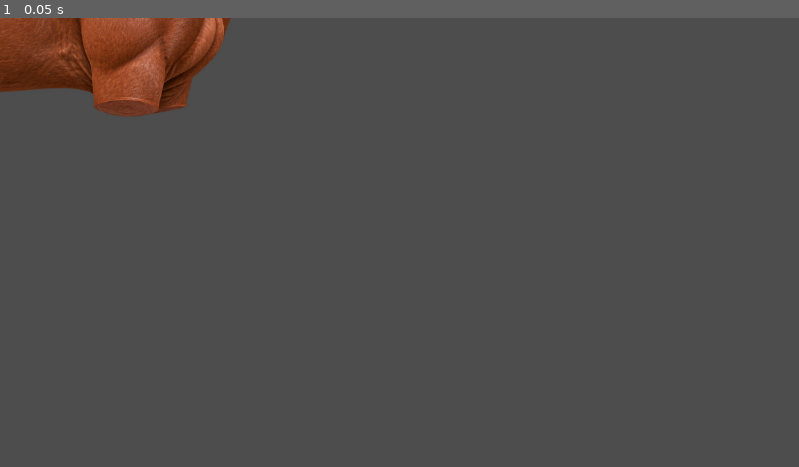
Above: before the commit, frame 1.
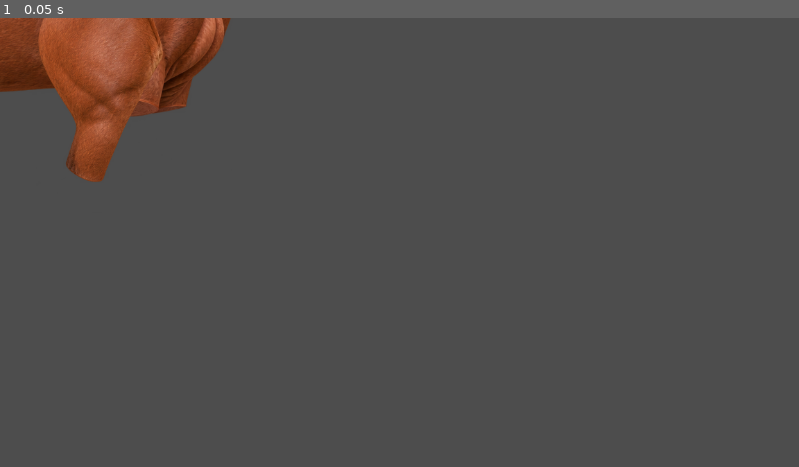
Above: after the commit, the same moment.

Repository: marceldubrig-hash/Pferd-und-Steve
Game: Godot game, scene res://scenes/horse_cutout_rig.tscn
The game is run twice, just before and just after one commit, with the same random seed, the same clock (stepped at 60 frames per second) and the same inputs. This scene is started directly instead of the project's main scene.
Inputs:
- Up to frame 1 (0.05 s): no input

The runs differ from the first frame. In frame 1, 2.8% of the frame differs, in the area x 4-21%, y 0-37%.

Commit message:
Attach first front upper leg segment

Diff:
--- a/scenes/horse_cutout_rig.tscn
+++ b/scenes/horse_cutout_rig.tscn
@@ -1,9 +1,14 @@
-[gd_scene load_steps=5 format=3]
+[gd_scene load_steps=7 format=3]
 
 [ext_resource type="Texture2D" path="res://assets/horse/rig/horse_body_v01.png" id="1_body"]
 [ext_resource type="Texture2D" path="res://assets/horse/rig/horse_head_upper_v01.png" id="2_head"]
 [ext_resource type="Texture2D" path="res://assets/horse/rig/horse_jaw_v01.png" id="3_jaw"]
 [ext_resource type="Texture2D" path="res://assets/horse/rig/horse_tail_v01.png" id="4_tail"]
+[ext_resource type="Texture2D" path="res://assets/horse/rig/horse_front_legs_segments_sheet_v01.png" id="5_front_sheet"]
+
+[sub_resource type="AtlasTexture" id="AtlasTexture_front_left_upper"]
+atlas = ExtResource("5_front_sheet")
+region = Rect2(183, 32, 361, 608)
 
 [node name="HorseCutoutRig" type="Node2D"]
 
@@ -34,17 +39,21 @@
 
 [node name="Hoof" type="Sprite2D" parent="HindFar/Upper/LowerPivot/Lower/HoofPivot"]
 
-[node name="FrontFar" type="Node2D" parent="."]
+[node name="FrontLeftColumn" type="Node2D" parent="."]
+position = Vector2(155, -53)
+scale = Vector2(0.5, 0.5)
 
-[node name="Upper" type="Sprite2D" parent="FrontFar"]
+[node name="Upper" type="Sprite2D" parent="FrontLeftColumn"]
+position = Vector2(-19.75, 275.924)
+texture = SubResource("AtlasTexture_front_left_upper")
 
-[node name="LowerPivot" type="Node2D" parent="FrontFar/Upper"]
+[node name="LowerPivot" type="Node2D" parent="FrontLeftColumn/Upper"]
 
-[node name="Lower" type="Sprite2D" parent="FrontFar/Upper/LowerPivot"]
+[node name="Lower" type="Sprite2D" parent="FrontLeftColumn/Upper/LowerPivot"]
 
-[node name="HoofPivot" type="Node2D" parent="FrontFar/Upper/LowerPivot/Lower"]
+[node name="HoofPivot" type="Node2D" parent="FrontLeftColumn/Upper/LowerPivot/Lower"]
 
-[node name="Hoof" type="Sprite2D" parent="FrontFar/Upper/LowerPivot/Lower/HoofPivot"]
+[node name="Hoof" type="Sprite2D" parent="FrontLeftColumn/Upper/LowerPivot/Lower/HoofPivot"]
 
 [node name="HindNear" type="Node2D" parent="."]
 
